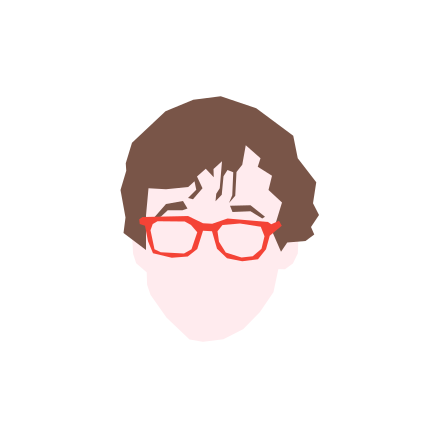
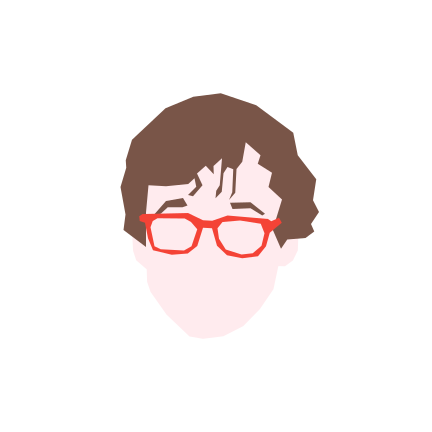
Revision of a layered 432 × 432 image; what changed, layer by layer:
painted on "red500" over <box>139,213,282,262</box>
painted on "brown500" over <box>120,93,319,252</box>
painted on "red50" over <box>132,124,299,342</box>
